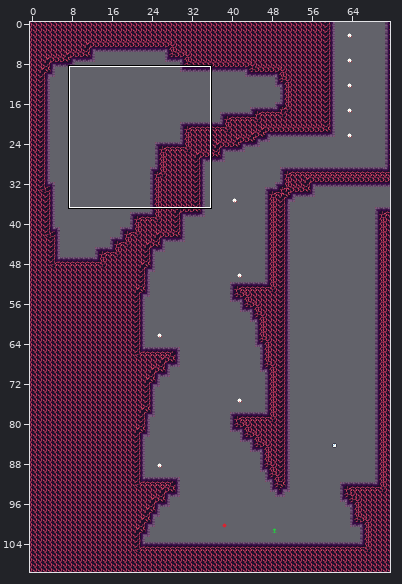
A Tiled map (JSON) gets an edit: assets/world/room/fire1a.json. Above, an overview of the earlier version with the close-up marked.
Close-up. Before:
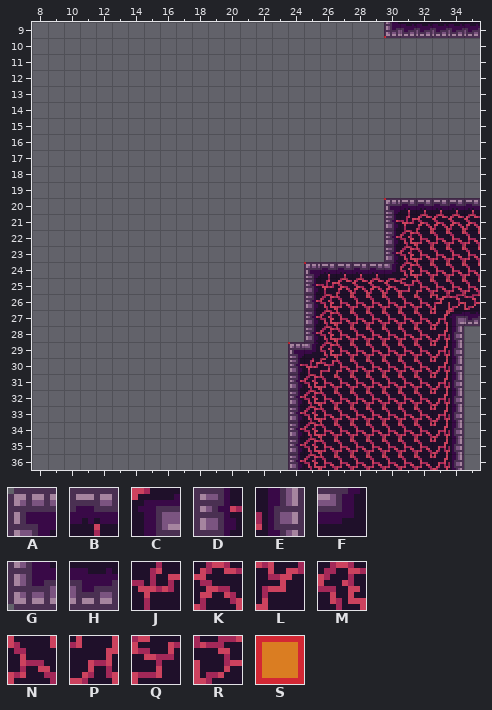
Cells are 8x8 px. Shown: x 8..35, y 9..36. The commit also changed other parts of the map, which this record leaves out.
Key: from "fire": A 0, B 1, C 3, D 13, E 15, F 17, G 26, H 27, J 49, K 50, L 60, M 62, N 63, P 64, Q 74, R 76; from "tools": S 1 "ground".
_ is an empty cell.
Layers that did not change in this view are not listed.
Layer "map" before, first column x 8:
 9 ______________________GHHHHH
10 ____________________________
11 ____________________________
12 ____________________________
13 ____________________________
14 ____________________________
15 ____________________________
16 ____________________________
17 ____________________________
18 ____________________________
19 ____________________________
20 ______________________ABBBBB
21 ______________________DJKKKK
22 ______________________DMNNNN
23 ______________________DMNNNN
24 _________________ABBBBFMNNNN
25 _________________DJKKKKQNNNN
26 _________________DMNNNNNNLRR
27 _________________DMNNNNNNPCH
28 _________________DMNNNNNNPE_
29 ________________AFMNNNNNNPE_
30 ________________DJQNNNNNNPE_
31 ________________DMNNNNNNNPE_
32 ________________DMNNNNNNNPE_
33 ________________DMNNNNNNNPE_
34 ________________DMNNNNNNNPE_
35 ________________DMNNNNNNNPE_
36 ________________DMNNNNNNNPE_
Now the later version:
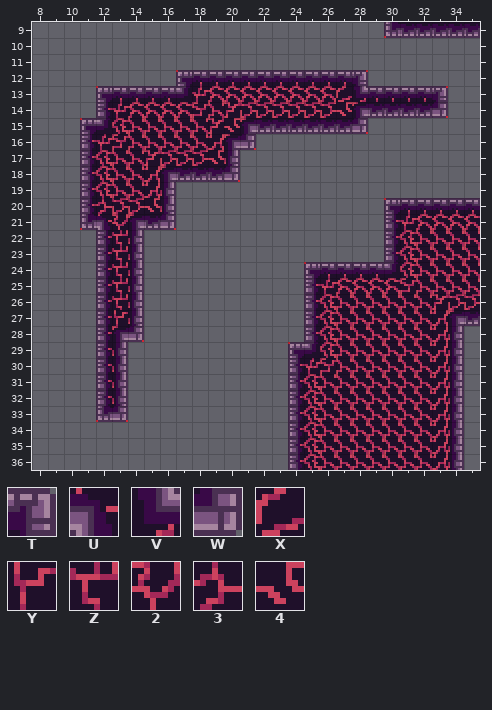
Further tiles: from "fire": T 2, U 4, V 16, W 28, X 51, Y 58, Z 59, 2 61, 3 75, 4 77.
What changed:
Layer "draft":
Tile S is added in row 12 at x 17 and 28; in row 13 at x 12 and 33; in row 14 at x 33; in row 15 at x 11 and 28; in row 16 at x 21; in row 18 at x 20.
Tile S is added in row 21 at x 11 and 16; in row 28 at x 14; in row 33 at x 12 to 13.
Layer "map":
Tile 2 is added in row 21 at x 13.
Tile 3 is added in row 20 at x 12.
Tile 4 is added in row 14 at x 27; in row 15 at x 20; in row 17 at x 19; in row 20 at x 15.
Tile A is added in row 12 at x 17; in row 13 at x 12; in row 15 at x 11.
Tile B is added in row 12 at x 18 to 27; in row 13 at x 13 to 16 and 29 to 32.
Tile C is added in row 14 at x 28; in row 15 at x 21; in row 16 at x 20; in row 18 at x 16; in row 21 at x 14; in row 28 at x 13.
Tile D is added in row 14 at x 12; in rows 16 to 20 at x 11; in rows 22 to 32 at x 12.
Tile E is added in row 17 at x 20; in rows 19 to 20 at x 16; in rows 22 to 27 at x 14; in rows 29 to 32 at x 13.
Tile F is added in row 13 at x 17; in row 15 at x 12.
Tile G is added in row 21 at x 11; in row 33 at x 12.
Tile H is added in row 14 at x 29 to 32; in row 15 at x 22 to 27; in row 18 at x 17 to 19; in row 21 at x 15.
Tile J is added in row 13 at x 18; in row 14 at x 13; in row 16 at x 12.
Tile K is added in row 13 at x 19 to 26; in row 14 at x 14 to 17.
Tile L is added in row 14 at x 20; in row 15 at x 19; in row 17 at x 15.
Tile M is added in row 15 at x 13; in rows 17 to 19 at x 12.
Tile N is added in row 14 at x 19; in rows 15 to 16 at x 14 to 18; in rows 17 to 19 at x 13 to 14.
Tile P is added in row 16 at x 19; in rows 18 to 19 at x 15.
Tile Q is added in row 14 at x 18; in row 16 at x 13.
Tile R is added in row 14 at x 21 to 26; in row 17 at x 16 to 18; in row 20 at x 13 to 14.
Tile T is added in row 12 at x 28; in row 13 at x 33.
Tile U is added in row 21 at x 12.
Tile V is added in row 13 at x 28.
Tile W is added in row 14 at x 33; in row 15 at x 28; in row 16 at x 21; in row 18 at x 20; in row 21 at x 16; in row 28 at x 14.
Tile W is added in row 33 at x 13.
Tile X is added in row 13 at x 27.
Tile Y is added in row 27 at x 13.
Tile Z is added in rows 22 to 26 at x 13.
Boxes around the changes in both close-ups, in picture pixels (x1, y1, x2, y2):
added: (80, 70, 448, 422)
